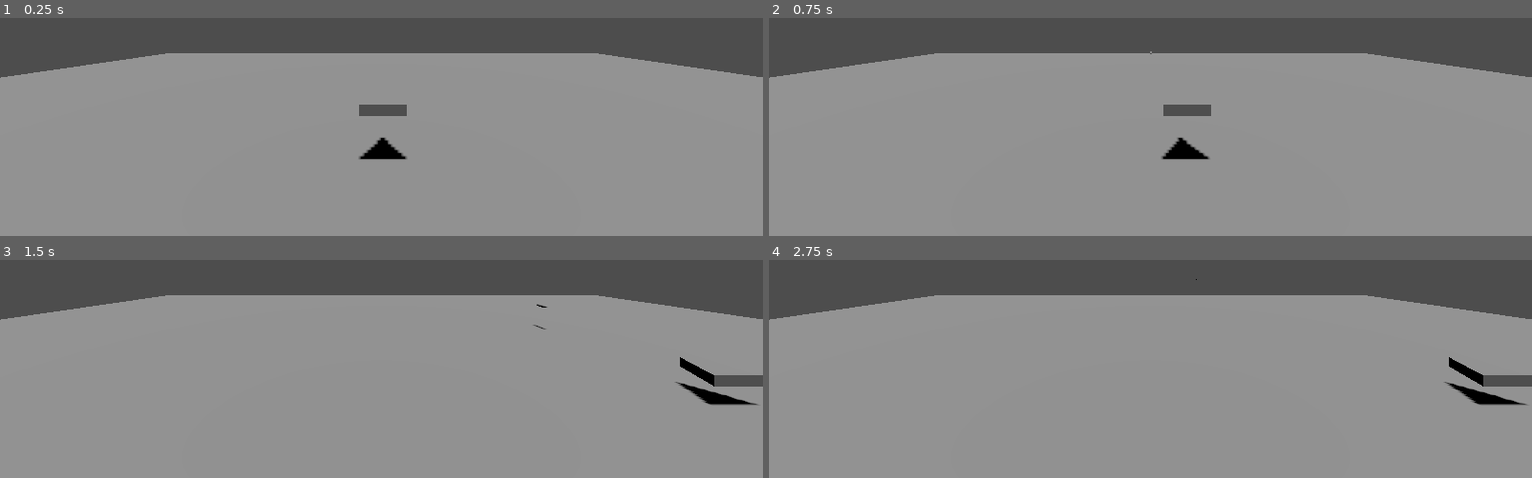
Above: before the commit, frames 1-4 (two rows, left to right).
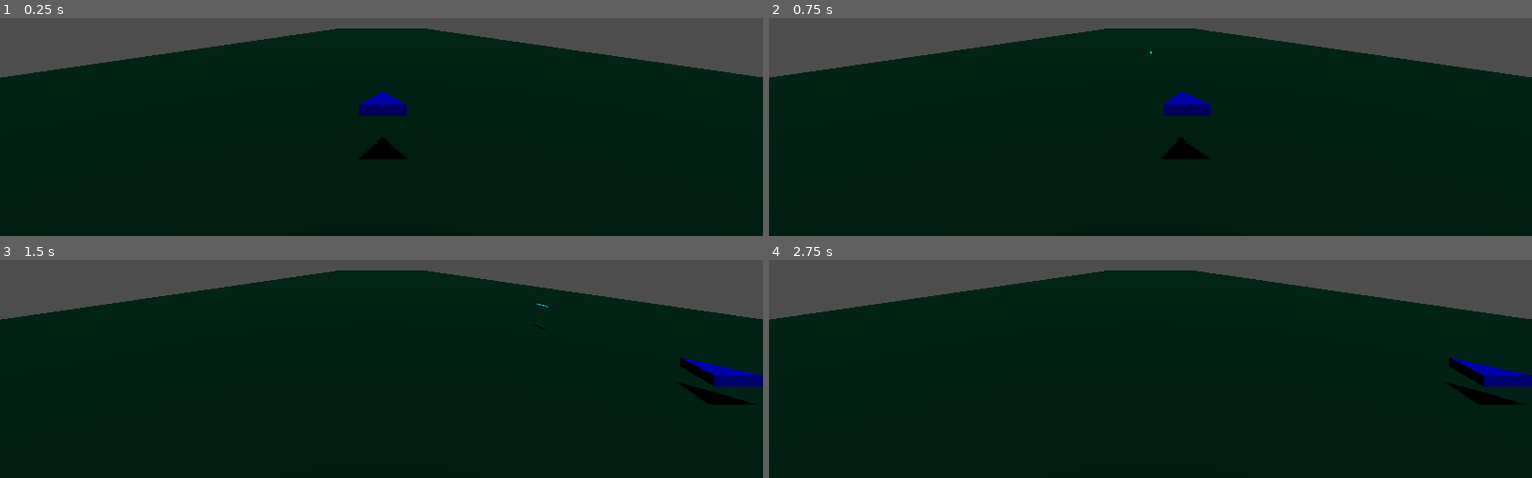
Above: after the commit, the same moments.

Repository: fredchien3/20-game-challenge
Game: Godot game, scene res://main/main.tscn
Same seed, same stepped clock (60 frames per second), same inputs: the game is played once before the commit and once after it.
Inputs:
- Up to frame 1 (0.25 s): no input
- Up to frame 2 (0.75 s): tap Enter at 0.5 s; hold D (move_right) from 0.53 s (still down); hold Space (shoot) from 0.53 s (still down)
- Up to frame 3 (1.5 s): release D (move_right) at 1.28 s; release Space (shoot) at 1.28 s; hold S (move_down) from 1.28 s (still down); tap Space (shoot) at 1.35 s
- Up to frame 4 (2.75 s): tap Space (shoot) at 2 s; release S (move_down) at 2.03 s; hold D (move_right) from 2.03 s (still down); hold Space (shoot) from 2.03 s (still down)

The runs differ from the first frame. In frame 1, 85% of the frame differs, in the area x 0-100%, y 4-100%; in frame 2, 85%; in frame 3, 85%; in frame 4, 85%.

Commit message:
Add color to meshes

Diff:
--- a/8--star-fox/main/main.tscn
+++ b/8--star-fox/main/main.tscn
@@ -5,7 +5,11 @@
 
 [sub_resource type="WorldBoundaryShape3D" id="WorldBoundaryShape3D_4hihk"]
 
+[sub_resource type="ORMMaterial3D" id="ORMMaterial3D_pjrb6"]
+albedo_color = Color(0.048064657, 0.21893603, 0.14387342, 1)
+
 [sub_resource type="PlaneMesh" id="PlaneMesh_4hihk"]
+material = SubResource("ORMMaterial3D_pjrb6")
 
 [node name="Main" type="Node3D" unique_id=1789264023]
 
@@ -20,11 +24,10 @@
 shape = SubResource("WorldBoundaryShape3D_4hihk")
 
 [node name="MeshInstance3D" type="MeshInstance3D" parent="World/Floor" unique_id=1943362619]
-transform = Transform3D(18.030201, 0, 0, 0, 1, 0, 0, 0, 18.030201, 0, 0, 0)
+transform = Transform3D(18.030201, 0, 0, 0, 1, 0, 0, 0, 113.59027, 0, 0, 0)
 mesh = SubResource("PlaneMesh_4hihk")
 
 [node name="Box" type="StaticBody3D" parent="World" unique_id=1912403150]
-visible = false
 collision_mask = 0
 
 [node name="RightWall" type="CollisionShape3D" parent="World/Box" unique_id=528188949]
--- a/8--star-fox/projectile/projectile.tscn
+++ b/8--star-fox/projectile/projectile.tscn
@@ -2,7 +2,11 @@
 
 [ext_resource type="Script" uid="uid://xdrudxy2w4nu" path="res://projectile/projectile.gd" id="1_6aa83"]
 
+[sub_resource type="ORMMaterial3D" id="ORMMaterial3D_6aa83"]
+albedo_color = Color(0, 1, 1, 1)
+
 [sub_resource type="CapsuleMesh" id="CapsuleMesh_ml5en"]
+material = SubResource("ORMMaterial3D_6aa83")
 
 [sub_resource type="CapsuleShape3D" id="CapsuleShape3D_ml5en"]
 radius = 0.21923828
--- a/8--star-fox/ship/ship.tscn
+++ b/8--star-fox/ship/ship.tscn
@@ -3,7 +3,11 @@
 [ext_resource type="Script" uid="uid://b3r05aatmqw68" path="res://ship/ship.gd" id="1_jgjpc"]
 [ext_resource type="PackedScene" uid="uid://bw4i2ga2lvfsi" path="res://projectile/projectile.tscn" id="2_2jgil"]
 
+[sub_resource type="ORMMaterial3D" id="ORMMaterial3D_2jgil"]
+albedo_color = Color(0, 0, 1, 1)
+
 [sub_resource type="PrismMesh" id="PrismMesh_ojhhw"]
+material = SubResource("ORMMaterial3D_2jgil")
 
 [sub_resource type="CapsuleShape3D" id="CapsuleShape3D_jgjpc"]
 radius = 0.46923828
